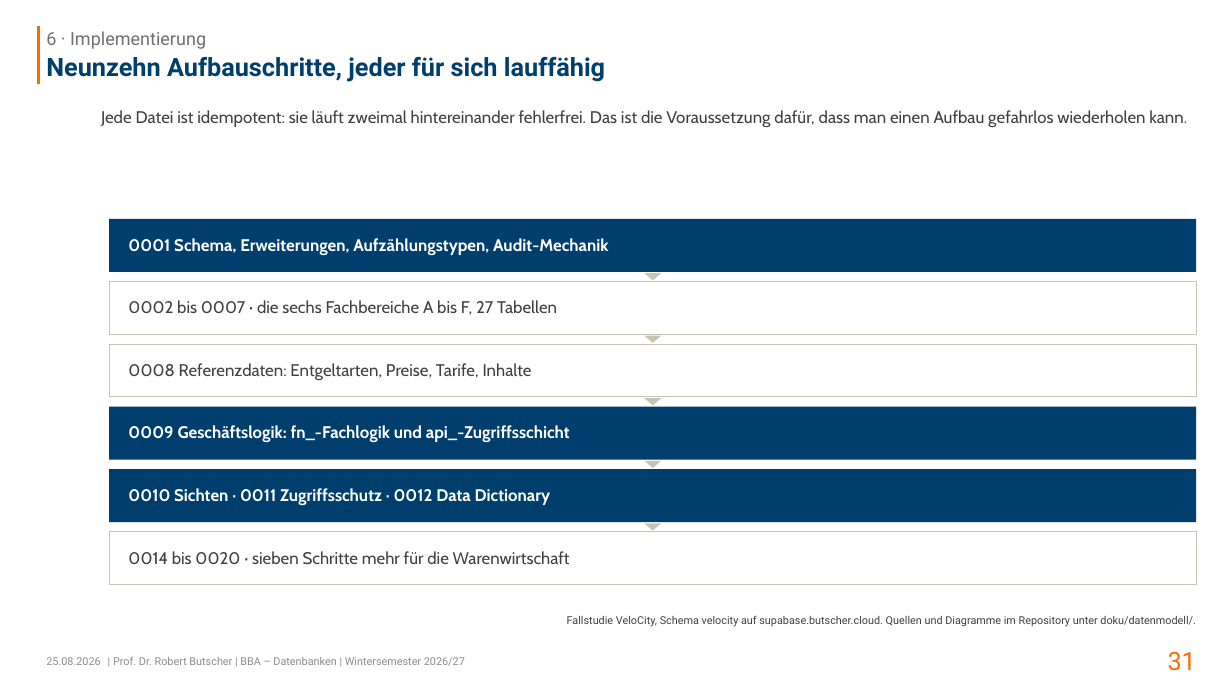
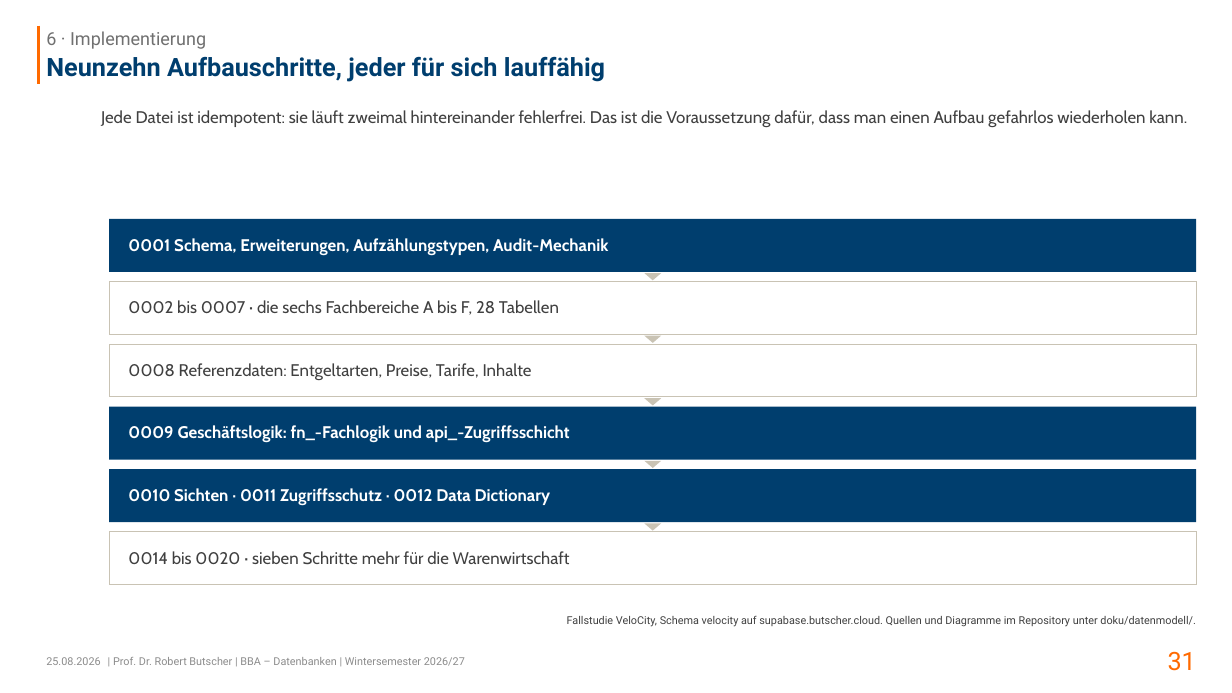
Before and after one commit to swrobuts/velocity-fallstudie, a slide deck: slide 31 of slides/velocity-datenbankentwurf.pptx. Drawn at 1232x693 pixels with LibreOffice and Linux fonts; fonts in the diff are those of the drawing. Boxes give left, top, right and bottom in pixels: in the first picture for what was removed or moved away, otherwise in the second. Text is boxed around its words. In the diff, an @@ line names an element or a change of style, - is before the commit and + after.

```diff
--- a/slides/velocity-datenbankentwurf.pptx
+++ b/slides/velocity-datenbankentwurf.pptx
@@ text in rectangle at [128, 300, 559, 315]: text changed @@
-0002 bis 0007 · die sechs Fachbereiche A bis F, 27 Tabellen
+0002 bis 0007 · die sechs Fachbereiche A bis F, 28 Tabellen
```
Also in this commit, not shown: 2 other slides changed, 3 other files.
